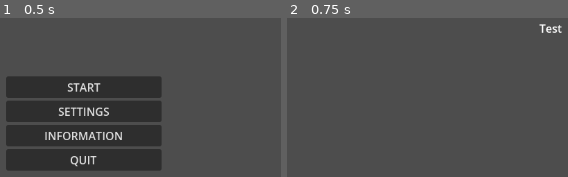
Above: before the commit, frames 1-2 (left to right).
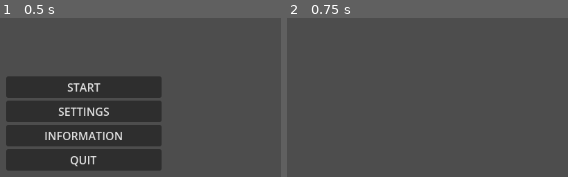
Above: after the commit, the same moments.

Repository: gshadows/Defence-of-Five
Game: Godot game, scene res://main.tscn
The game is run twice, just before and just after one commit, with the same random seed, the same clock (stepped at 60 frames per second) and the same inputs.
Inputs:
- Up to frame 1 (0.5 s): no input
- Up to frame 2 (0.75 s): click "START" at 0.5 s

Frame 1 is identical in both runs. In frame 2, 0.3% of the frame differs, in the area x 89-98%, y 3-10%.

Commit message:
Add landscape

Diff:
--- /dev/null
+++ b/maps/map-01.tscn
@@ -0,0 +1,3 @@
+[gd_scene format=3 uid="uid://dnqcsnrv4k6fe"]
+
+[node name="Map01" type="Node3D"]
--- a/project.godot
+++ b/project.godot
@@ -22,6 +22,11 @@
 
 Settings="*res://utils/settings.gd"
 Game="*res://game.gd"
+
+[filesystem]
+
+import/blender/enabled=false
+import/fbx/enabled=false
 
 [input]
 
--- a/ui/defence_prepare.tscn
+++ /dev/null
@@ -1,22 +0,0 @@
-[gd_scene format=3 uid="uid://dnqcsnrv4k6fe"]
-
-[node name="DefencePrepare" type="Control"]
-layout_mode = 3
-anchors_preset = 15
-anchor_right = 1.0
-anchor_bottom = 1.0
-grow_horizontal = 2
-grow_vertical = 2
-
-[node name="Label" type="Label" parent="."]
-layout_mode = 1
-anchors_preset = -1
-anchor_left = 0.017
-anchor_top = 0.018
-anchor_right = 0.017
-anchor_bottom = 0.018
-offset_left = 367.416
-offset_top = 163.336
-offset_right = 726.416
-offset_bottom = 275.336
-text = "Test"
--- a/ui/menu.gd
+++ b/ui/menu.gd
@@ -62,7 +62,7 @@
 
 func _on_button_start_pressed():
 	_prepare_start()
-	var node = load("res://ui/defence_prepare.tscn").instantiate()
+	var node = load("res://maps/map-01.tscn").instantiate()
 	add_sibling(node)
 
 func _on_button_continue_pressed():
Not shown, added: objects/landscape/landscape.blend.import
Binary file added: objects/landscape/landscape.glb
Not shown, added: objects/landscape/landscape.glb.import
Not shown, added: objects/landscape/landscape.blend
